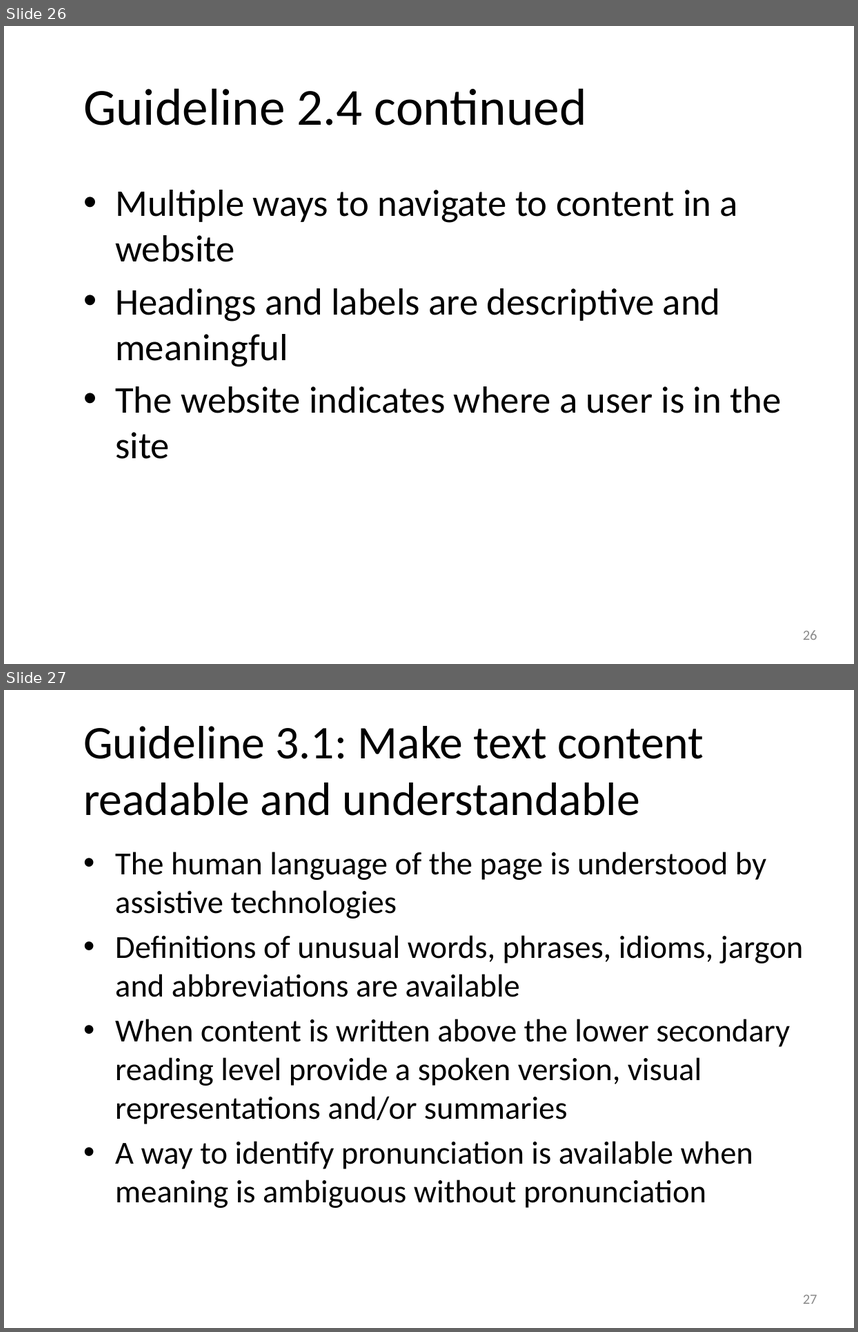
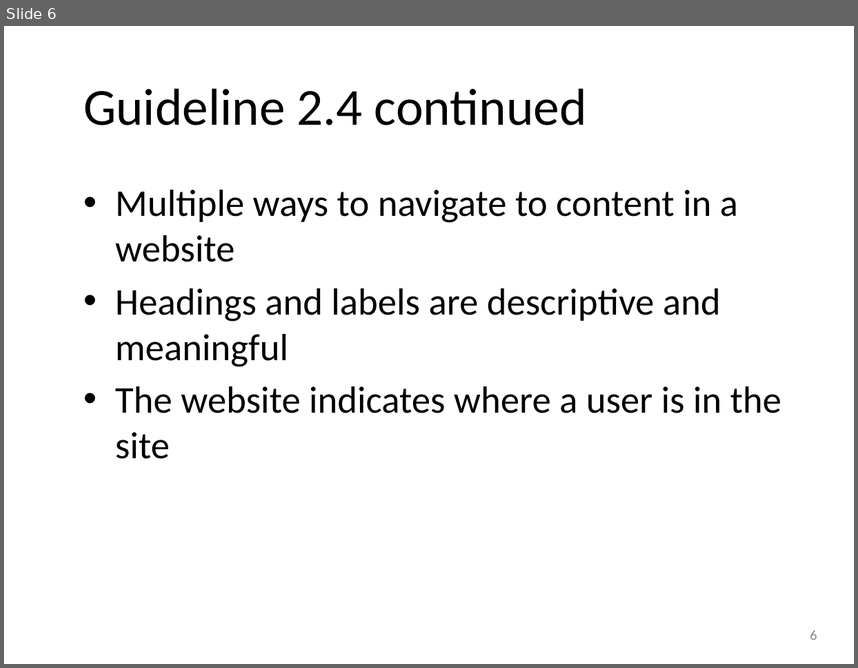
Before and after one commit to punchouty/accessibility, a slide deck: ppt/principle2.pptx. Shown one above the other, each under a label of ours: slides 26 and 27 before the commit, slide 6 after it. The pictures are 858x1332 and 858x668 pixels, drawn with LibreOffice and Linux fonts; fonts in the diff are those of the drawing; background and template pictures are left out. Boxes give left, top, right and bottom in pixels: in the first picture for what was removed or moved away, otherwise in the second. Text is boxed around its words. In the diff, an @@ line names an element or a change of style, - is before the commit and + after.

```diff
--- a/ppt/principle2.pptx
+++ b/ppt/principle2.pptx
@@ slide 27 removed at <box>4,690,854,1328</box>, background picture (left out) @@
@@ title removed at <box>83,726,704,816</box> @@
-Guideline 3.1: Make text content readable and understandable
@@ text removed at <box>115,851,804,1208</box> @@
-• The human language of the page is understood by assistive technologies
-• Definitions of unusual words, phrases, idioms, jargon and abbreviations are available
-• When content is written above the lower secondary reading level provide a spoken version, visual representations and/or summaries
-• A way to identify pronunciation is available when meaning is ambiguous without pronunciation
@@ page number removed at <box>803,1294,818,1303</box> @@
-27
@@ what was slide 26 is now slide 6 @@
@@ page number at <box>810,630,817,639</box>: text changed @@
-26
+6
```
Also in this commit, not shown: 1 slide added, 24 other slides removed, 17 other files.
